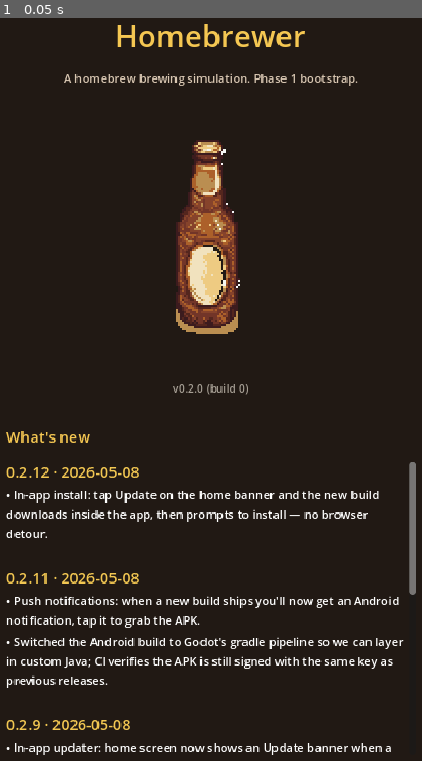
Above: before the commit, frame 1.
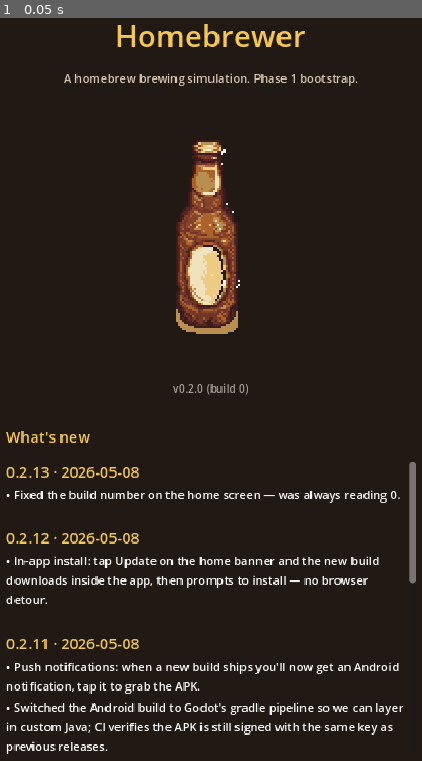
Above: after the commit, the same moment.

Repository: Shadaeiou/homebrewer
Game: Godot game, scene res://scenes/main.tscn
The game is run twice, just before and just after one commit, with the same random seed, the same clock (stepped at 60 frames per second) and the same inputs.
Inputs:
- Up to frame 1 (0.05 s): no input

The runs differ from the first frame. In frame 1, 7.0% of the frame differs, in the area x 1-99%, y 60-100%.

Commit message:
Fix versionCode reading 0 on running APK
The home screen was showing "v0.2.12 (build 0)" instead of "(build 12)".
Root cause: the runtime Version singleton read from a sidecar
res://data/version.cfg that CI rewrote at export time. But .cfg files
have no resource importer in Godot 4, so export_filter="all_resources"
excluded it from the APK — the running build was reading the
committed code=0 placeholder, not CI's update.

Moved versionCode into project.godot under application/config/version_code
alongside config/version, both now sed-injected by CI in the same step.
ProjectSettings is part of the engine config and definitely bundled.
Dropped data/version.cfg.

Co-Authored-By: Claude Opus 4.7 (1M context) <noreply@anthropic.com>

Diff:
--- a/godot/data/changelog.json
+++ b/godot/data/changelog.json
@@ -1,4 +1,11 @@
 [
+  {
+    "version": "0.2.13",
+    "date": "2026-05-08",
+    "bullets": [
+      "Fixed the build number on the home screen — was always reading 0."
+    ]
+  },
   {
     "version": "0.2.12",
     "date": "2026-05-08",
--- a/godot/data/version.cfg
+++ /dev/null
@@ -1,3 +0,0 @@
-; Generated by CI at export time. Local builds get the placeholder below.
-[version]
-code=0
--- a/godot/project.godot
+++ b/godot/project.godot
@@ -12,6 +12,7 @@
 config/features=PackedStringArray("4.3", "GL Compatibility")
 config/icon="res://assets/icon.svg"
 config/version="0.2.0"
+config/version_code=0
 
 [autoload]
 
--- a/godot/systems/version.gd
+++ b/godot/systems/version.gd
@@ -2,28 +2,17 @@
 
 ## Reports the current build's version name + code.
 ##
-## `versionName` is read from ProjectSettings (application/config/version),
-## which CI overwrites at export time to match `0.1.<gitCommitCount>`.
-## `versionCode` is the integer commit count, set via env var GODOT_VERSION_CODE
-## at export time and baked into a generated res://data/version.cfg.
-
-const VERSION_FILE := "res://data/version.cfg"
+## Both come from ProjectSettings — CI sed-injects them into project.godot at
+## export time so the values are baked into the engine config and definitely
+## bundled. (An earlier version used a sidecar res://data/version.cfg, but
+## .cfg files aren't included by export_filter="all_resources".)
 
 var version_name: String = ""
 var version_code: int = 0
 
 func _ready() -> void:
 	version_name = str(ProjectSettings.get_setting("application/config/version", "0.0.0"))
-	version_code = _read_version_code()
-
-func _read_version_code() -> int:
-	if not FileAccess.file_exists(VERSION_FILE):
-		return 0
-	var cfg := ConfigFile.new()
-	var err := cfg.load(VERSION_FILE)
-	if err != OK:
-		return 0
-	return int(cfg.get_value("version", "code", 0))
+	version_code = int(ProjectSettings.get_setting("application/config/version_code", 0))
 
 func full() -> String:
 	return "v%s (build %d)" % [version_name, version_code]
Not shown, changed: .github/workflows/build-android.yml
